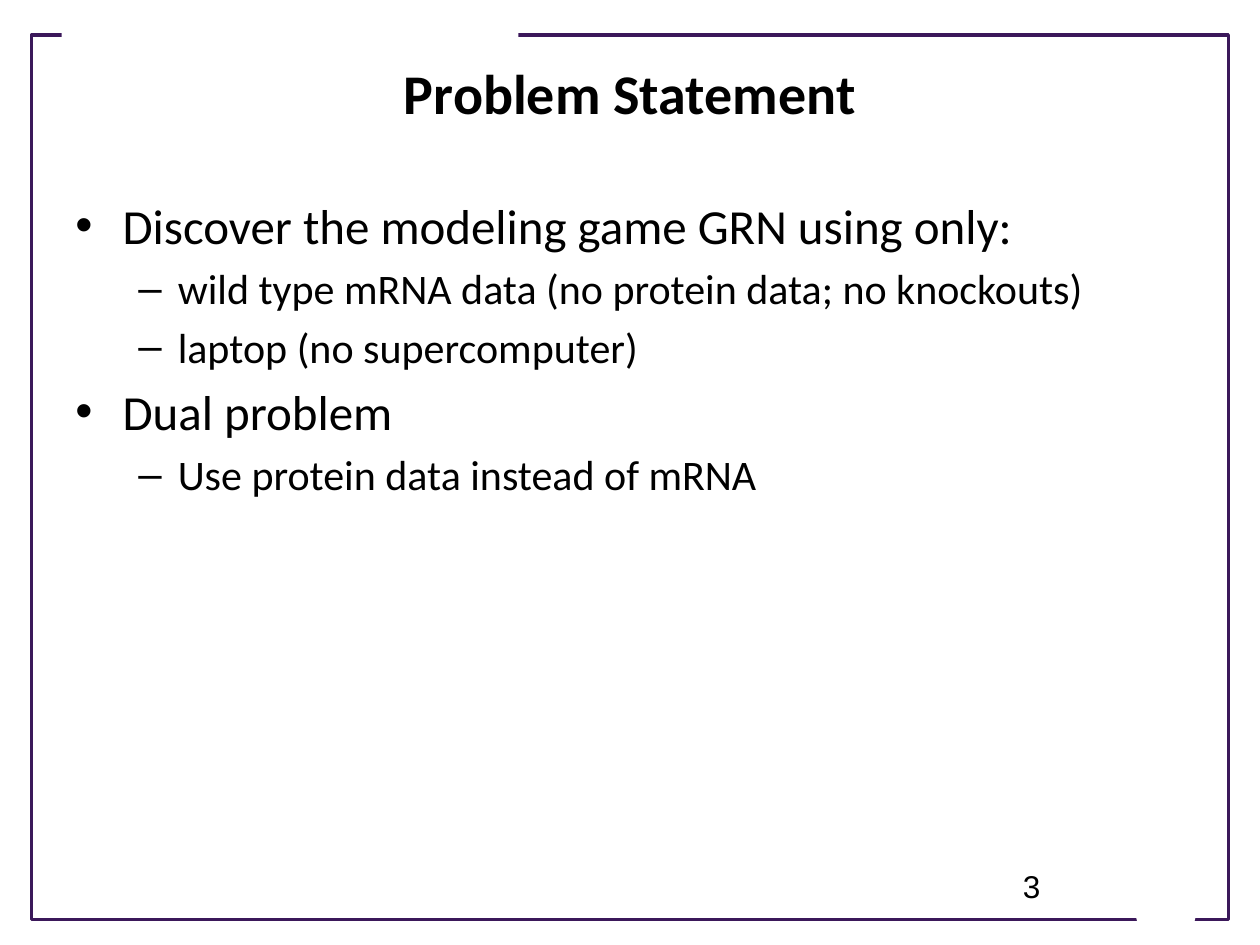
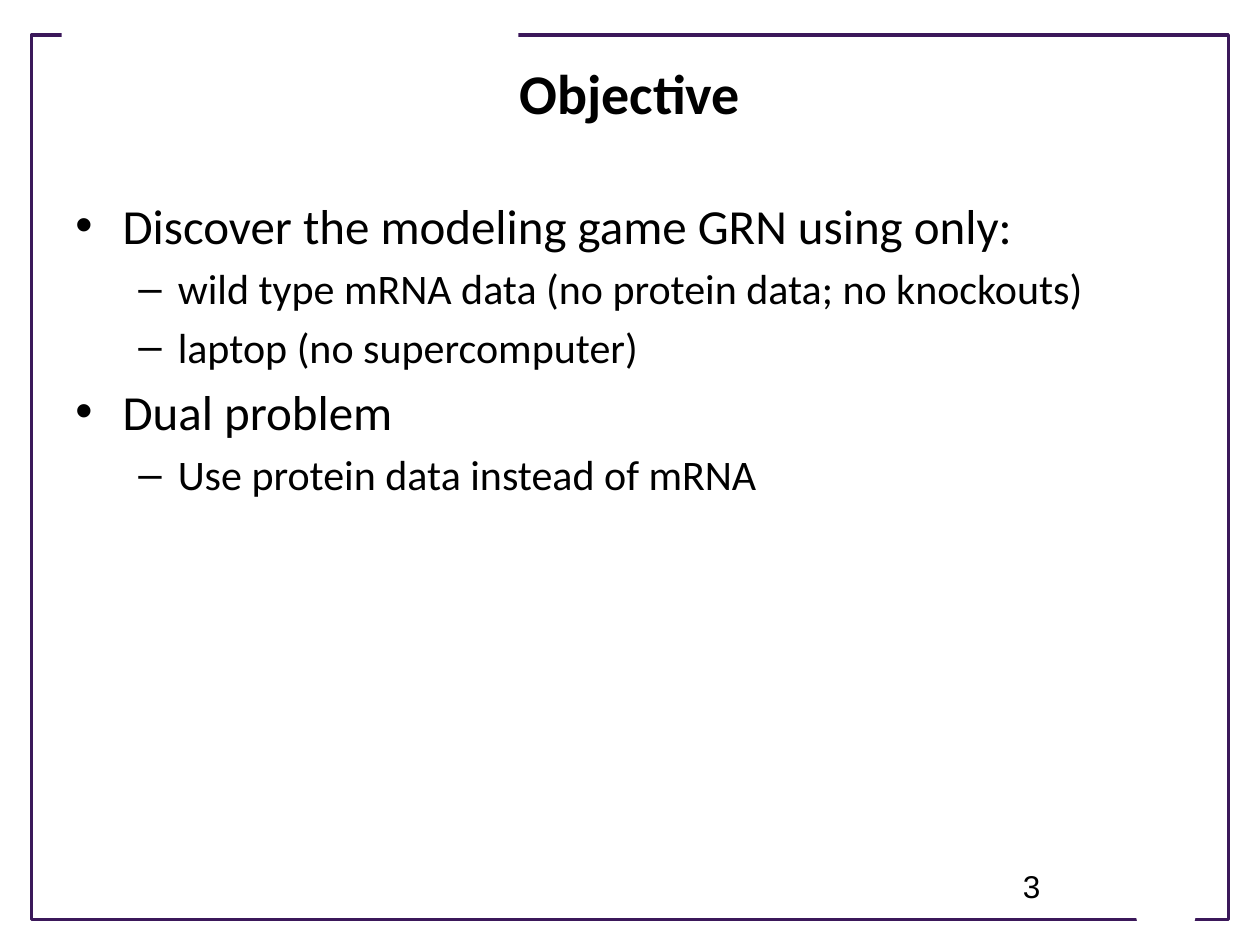
Before and after one commit to ModelEngineering/advancing-biomedical-models, a slide deck: slide 3 of ModelingGame/Summary of Approach to Modeling Game.pptx. Drawn at 1260x945 pixels with LibreOffice and Linux fonts; fonts in the diff are those of the drawing; background and template pictures are left out. Boxes give left, top, right and bottom in pixels: in the first picture for what was removed or moved away, otherwise in the second. Text is boxed around its words. In the diff, an @@ line names an element or a change of style, - is before the commit and + after.

```diff
--- a/ModelingGame/Summary of Approach to Modeling Game.pptx
+++ b/ModelingGame/Summary of Approach to Modeling Game.pptx
@@ title at (519, 74, 740, 124): text changed @@
-Problem Statement
+Objective
```
Also in this commit, not shown: 2 other slides changed, 1 slide added.
